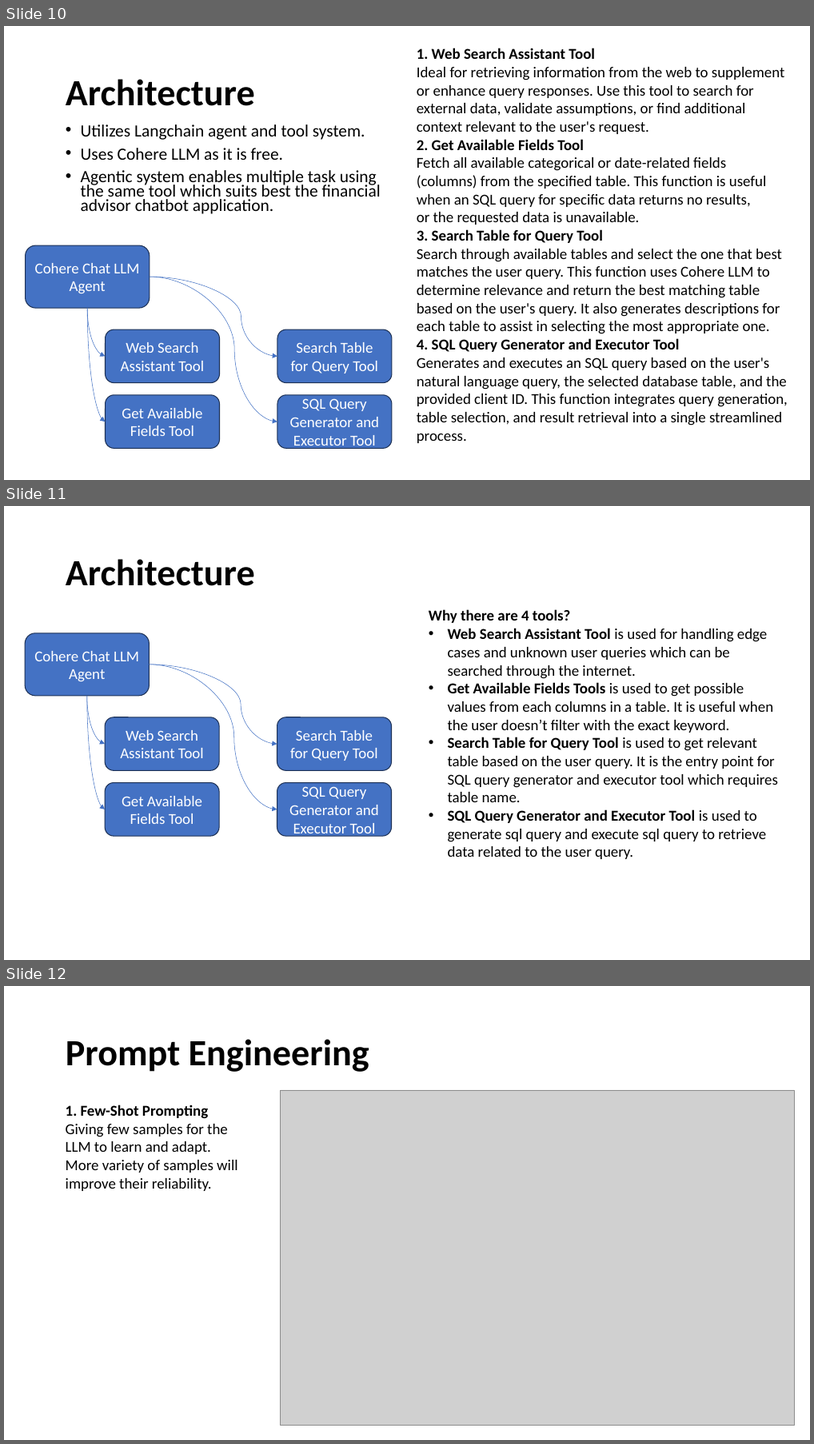
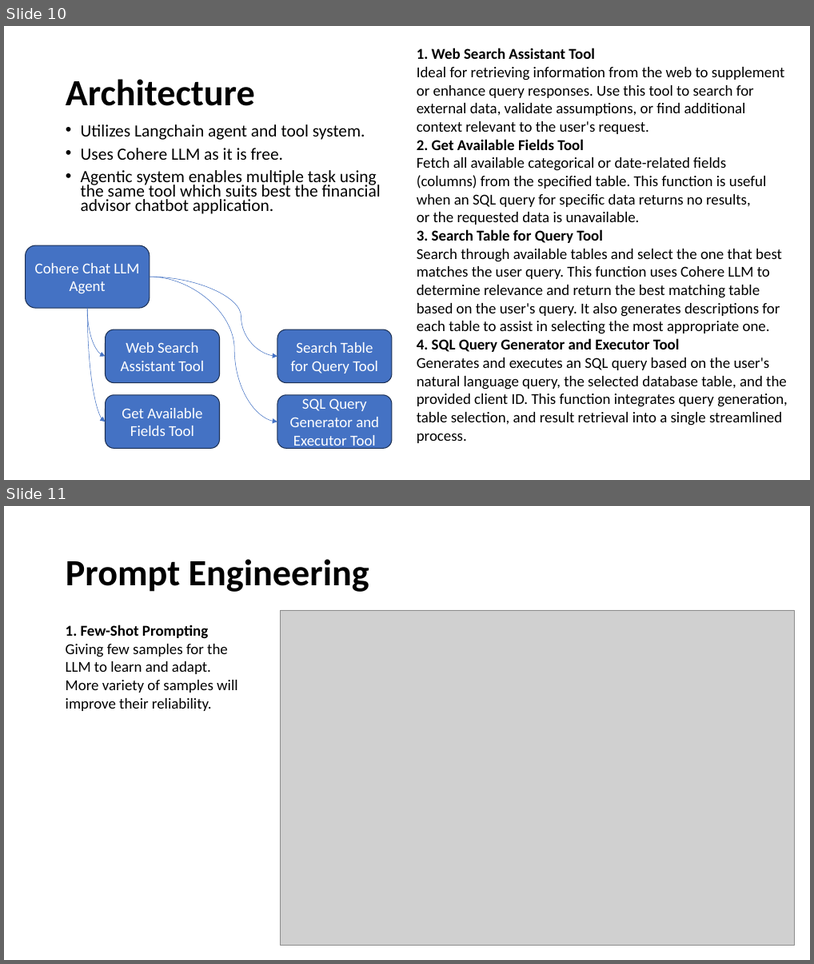
Before and after one commit to goldiusleonard/financial-chatbot, a slide deck: Explanation.pptx. Shown one above the other, each under a label of ours: slides 10, 11 and 12 before the commit, slides 10 and 11 after it. The pictures are 814x1444 and 814x964 pixels, drawn with LibreOffice and Linux fonts; fonts in the diff are those of the drawing; grey boxes stand for pictures. Boxes give left, top, right and bottom in pixels: in the first picture for what was removed or moved away, otherwise in the second. Text is boxed around its words. In the diff, an @@ line names an element or a change of style, - is before the commit and + after.

Commit message:
fix: fix explanation ppt and pdf

```diff
--- a/Explanation.pptx
+++ b/Explanation.pptx
@@ slide 11 removed at box(4, 506, 810, 960), background #FFFFFF @@
@@ title removed at box(66, 559, 255, 586) @@
-Architecture
@@ text removed at box(429, 609, 778, 859) @@
-Why there are 4 tools?
-• Web Search Assistant Tool is used for handling edge cases and unknown user queries which can be searched through the internet.
-• Get Available Fields Tools is used to get possible values from each columns in a table. It is useful when the user doesn’t filter with the exact keyword.
-• Search Table for Query Tool is used to get relevant table based on the user query. It is the entry point for SQL query generator and executor tool which requires table name.
-• SQL Query Generator and Executor Tool is used to generate sql query and execute sql query to retrieve data related to the user query.
@@ group removed at box(25, 633, 392, 836): 5 rounded rectangles, 4 curved arrows @@
-Cohere Chat LLM Agent
-Web Search Assistant Tool
-Get Available Fields Tool
-Search Table for Query Tool
-SQL Query Generator and Executor Tool
@@ what was slide 12 is now slide 11 @@
```
